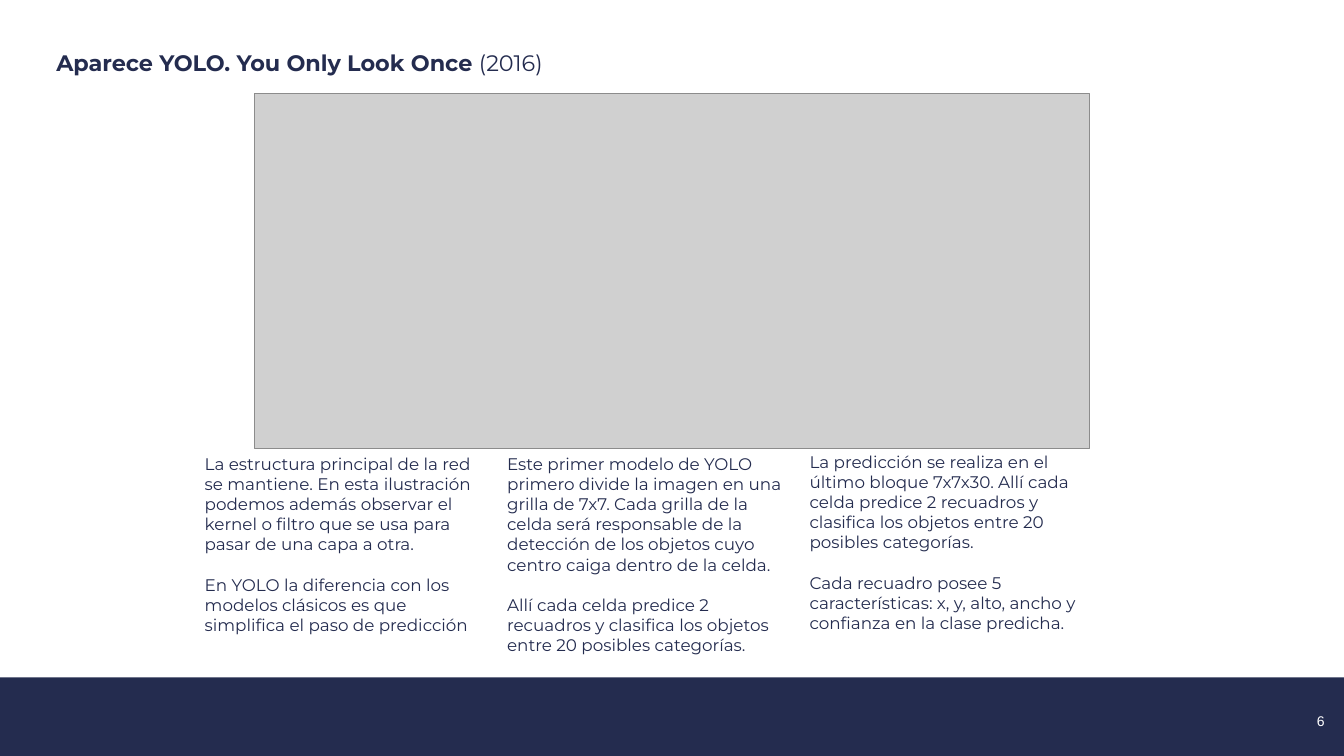
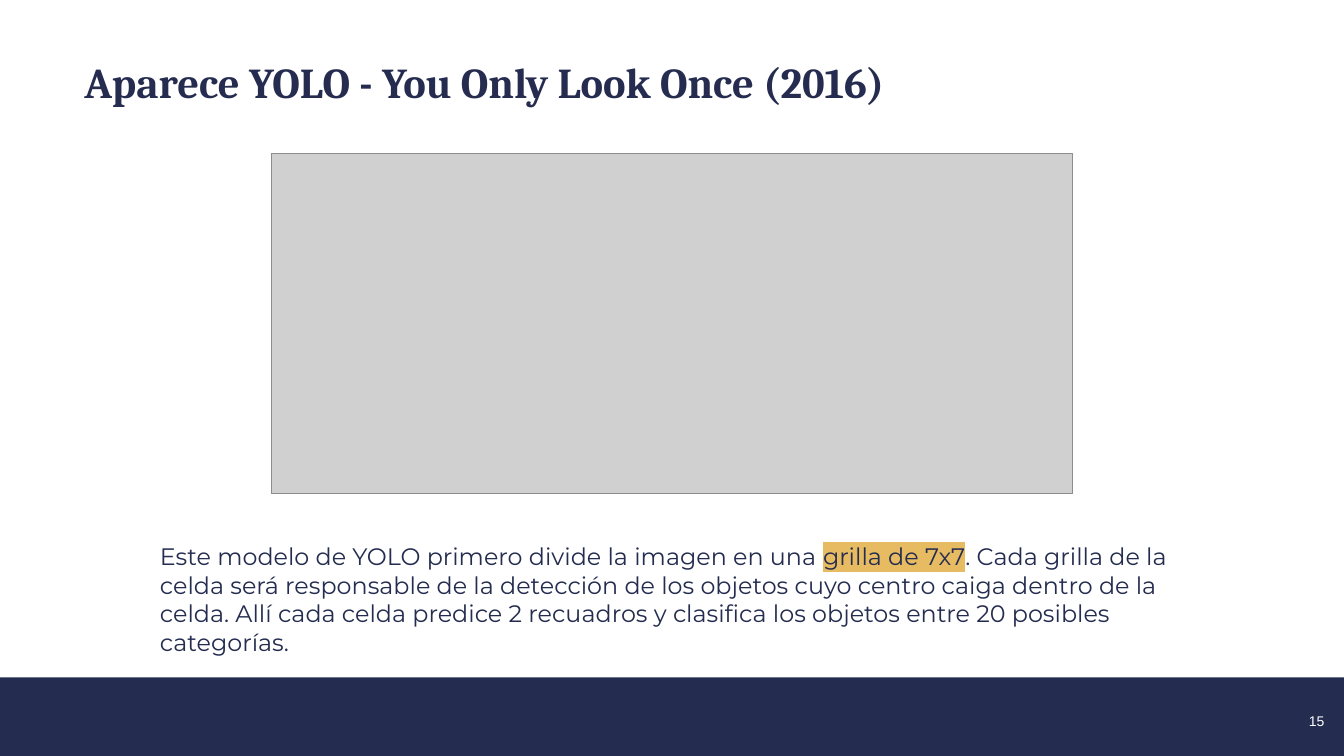
Before and after one commit to Piquelin/curso_yolo, a slide deck: slide 15 of YOLO_PPT_INTI_2026.pptx (slide 6 before the commit). Drawn at 1344x756 pixels with LibreOffice and Linux fonts; fonts in the diff are those of the drawing; grey boxes stand for pictures; background and template pictures are left out. Boxes give left, top, right and bottom in pixels: in the first picture for what was removed or moved away, otherwise in the second. Text is boxed around its words. In the diff, an @@ line names an element or a change of style, - is before the commit and + after.

```diff
--- a/YOLO_PPT_INTI_2026.pptx
+++ b/YOLO_PPT_INTI_2026.pptx
@@ text at [84, 67, 884, 108]: text changed; size 16 to 30.3 pt; font Montserrat to Cambria; text colour #242C4F to #252C4F @@
-Aparece YOLO. You Only Look Once (2016)
+Aparece YOLO - You Only Look Once (2016)
@@ picture: place and size @@
-picture at [254, 94, 1090, 449]
+picture at [271, 153, 1073, 493]
@@ text removed at [205, 457, 471, 635] @@
-La estructura principal de la red se mantiene. En esta ilustración podemos además observar el kernel o filtro que se usa para pasar de una capa a otra.
-En YOLO la diferencia con los modelos clásicos es que simplifica el paso de predicción
@@ text removed at [810, 455, 1075, 633] @@
-La predicción se realiza en el último bloque 7x7x30. Allí cada celda predice 2 recuadros y clasifica los objetos entre 20 posibles categorías.
-Cada recuadro posee 5 características: x, y, alto, ancho y confianza en la clase predicha.
@@ text at [160, 542, 1166, 656]: text changed; size 12 to 17 pt @@
-Este primer modelo de YOLO primero divide la imagen en una grilla de 7x7. Cada grilla de la celda será responsable de la detección de los objetos cuyo centro caiga dentro de la celda.
-Allí cada celda predice 2 recuadros y clasifica los objetos entre 20 posibles categorías.
+Este modelo de YOLO primero divide la imagen en una grilla de 7x7. Cada grilla de la celda será responsable de la detección de los objetos cuyo centro caiga dentro de la celda. Allí cada celda predice 2 recuadros y clasifica los objetos entre 20 posibles categorías.
@@ page number at [1309, 716, 1325, 726]: text changed @@
-6
+15
```
Also in this commit, not shown: 10 other slides changed, 11 slides added.
